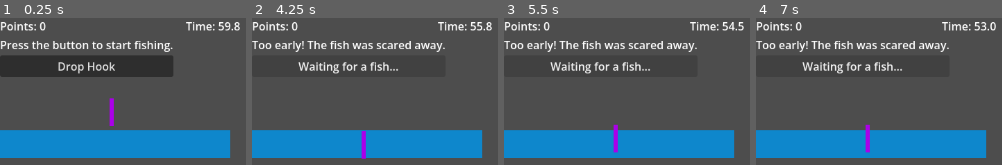
Above: before the commit, frames 1-4 (left to right).
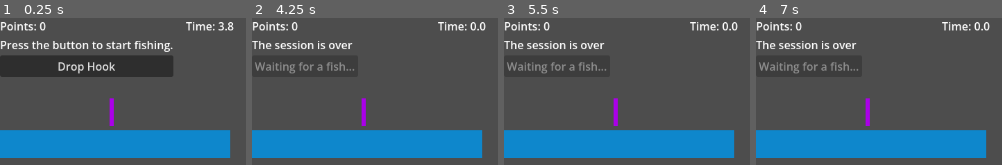
Above: after the commit, the same moments.

Repository: fehudma/godot_projects
Game: Godot game, scene res://Scenes/Main.tscn
The game is run twice, just before and just after one commit, with the same random seed, the same clock (stepped at 60 frames per second) and the same inputs.
Inputs (mouse positions are in pixels of both pictures, inside the frame that each line leads up to):
- Up to frame 1 (0.25 s): no input
- Up to frame 2 (4.25 s): click "Drop Hook" at 0.5 s; click "Waiting for a fish..." at 1.25 s; click "Drop Hook" at 2 s; click "Waiting for a fish..." at 2.75 s; click "Drop Hook" at 3.5 s
- Up to frame 3 (5.5 s): click (599, 66) at 4.25 s, where only the run before the commit has a clickable "Waiting for a fish..."; tap Enter at 5 s
- Up to frame 4 (7 s): tap Space at 5.75 s; tap Enter at 6.5 s

The runs differ from the first frame. In frame 1, 0.3% of the frame differs, in the area x 89-98%, y 2-9%; in frame 2, 5.1%, in the area x 1-98%, y 2-96%; in frame 3, 5.1%; in frame 4, 5.1%.

Commit message:
on session end the timers, animations and sounds are stopped

Diff:
--- a/Scenes/Main.tscn
+++ b/Scenes/Main.tscn
@@ -146,7 +146,7 @@
 volume_db = -20.0
 
 [node name="SessionTimer" type="Timer" parent="." unique_id=1059133750]
-wait_time = 60.0
+wait_time = 4.0
 one_shot = true
 
 [node name="SessionTimeLabel" type="Label" parent="." unique_id=343282464]
--- a/Scenes/main.gd
+++ b/Scenes/main.gd
@@ -163,7 +163,14 @@
 	action_button.text = "Drop Hook"
 
 func _on_session_timer_timeout() -> void:
-	pass # Replace with function body.
+	catch_timer.stop()
+	bite_timer.stop()
+	animation_player.stop()
+	animation_player_2.stop()
+	fade_out_fish_bite_sound()
+	fishing_state = FishingState.READY
+	action_button.disabled = true
+	status_label.text = "The session is over"
 
 func _on_test_button_pressed() -> void:
 	print("Session timer started: ", session_timer.time_left)
